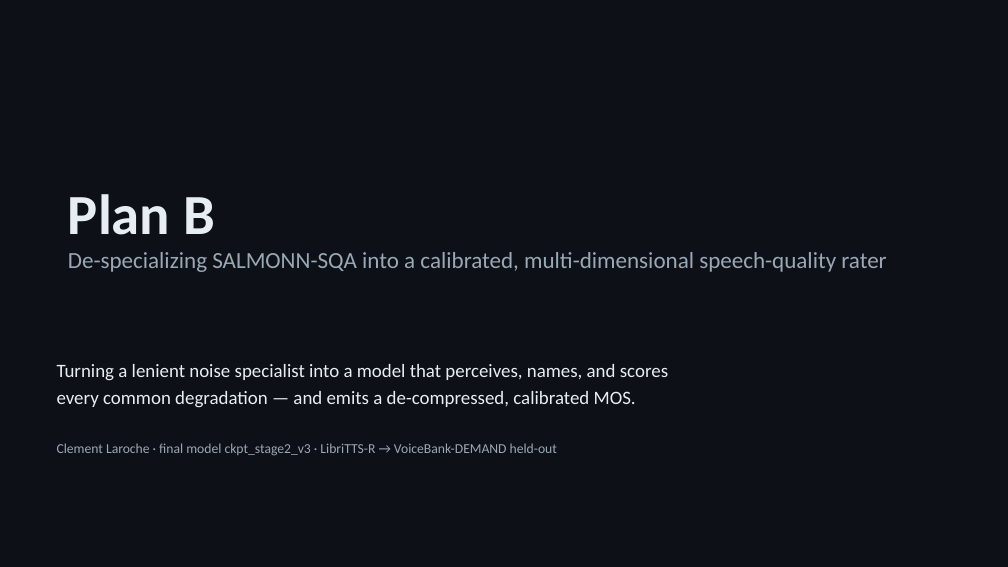
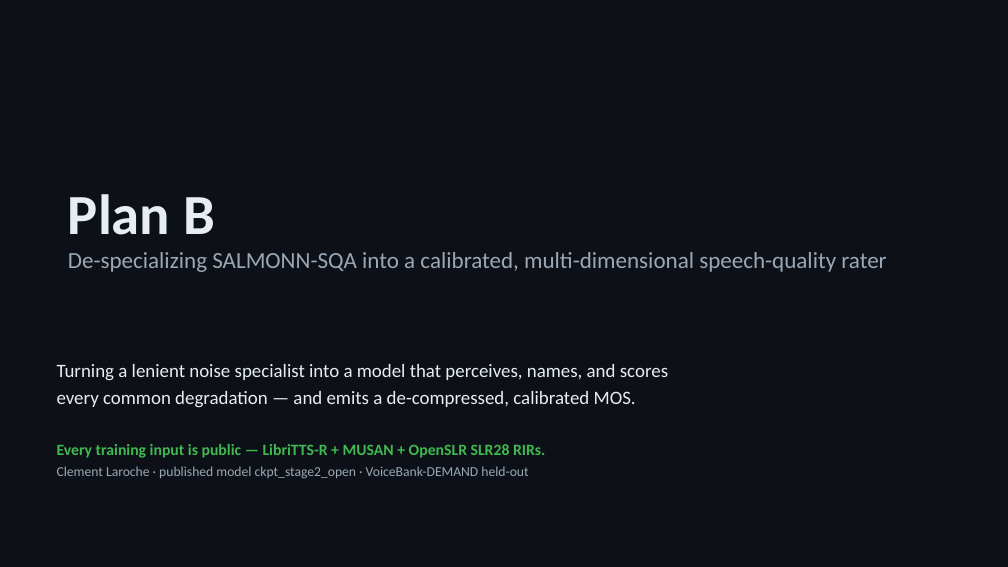
Before and after one commit to LarocheC/llm-sqa, a slide deck: slide 1 of experiments/results/planb_deck.pptx. Drawn at 1008x567 pixels with LibreOffice and Linux fonts; fonts in the diff are those of the drawing. Boxes give left, top, right and bottom in pixels: in the first picture for what was removed or moved away, otherwise in the second. Text is boxed around its words. In the diff, an @@ line names an element or a change of style, - is before the commit and + after.

Commit message:
Regenerate the deck and summary for the published (open) model
The slide deck and PLAN_B_SUMMARY still quoted the old model's numbers. Rebuild both
from the committed eval outputs.

- New experiments/planb/make_plots.py regenerates every figure from experiments/results
  alone (no GPU, no datasets), so the plots can never silently drift from the numbers
  again: degradation_sweep_open, mos_scale_usage_open, enhancement_open, and
  reverb_real_vs_synthetic.

- New deck slide "The reverb result: why the benchmark lied" - the synthetic sweep was
  measuring an artefact (synth_reverb's explicit direct path gives an artificially high
  DRR at every RT60), not the model's ability. Against PESQ: synthetic +0.610/+0.391,
  real held-out RIRs +0.328/+0.632 (old/new). Real rooms are what the model will meet.

- Deck + summary now carry the published model's numbers (rho 0.65-0.71, 63 distinct MOS
  values, enhancement +1.05 / 91% of files, real-reverb rho +0.63) and state the
  trade-off with the old model rather than hiding it.

```diff
--- a/experiments/results/planb_deck.pptx
+++ b/experiments/results/planb_deck.pptx
@@ text at (57,444,545,479): text changed @@
-Clement Laroche · final model ckpt_stage2_v3 · LibriTTS-R → VoiceBank-DEMAND held-out
+Every training input is public — LibriTTS-R + MUSAN + OpenSLR SLR28 RIRs.
+Clement Laroche · published model ckpt_stage2_open · VoiceBank-DEMAND held-out
```
Also in this commit, not shown: 7 other slides changed, 1 slide added, 8 other files.
